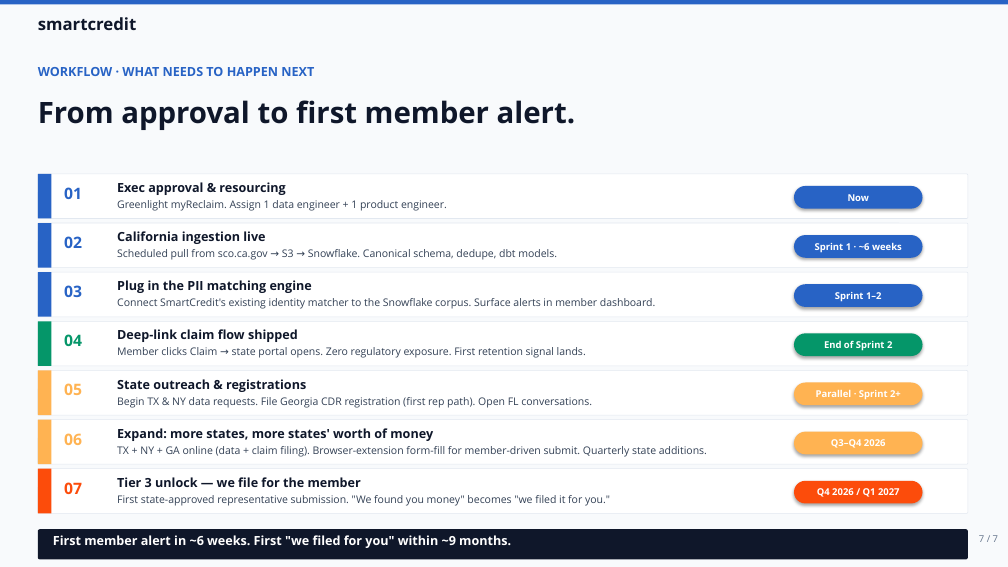
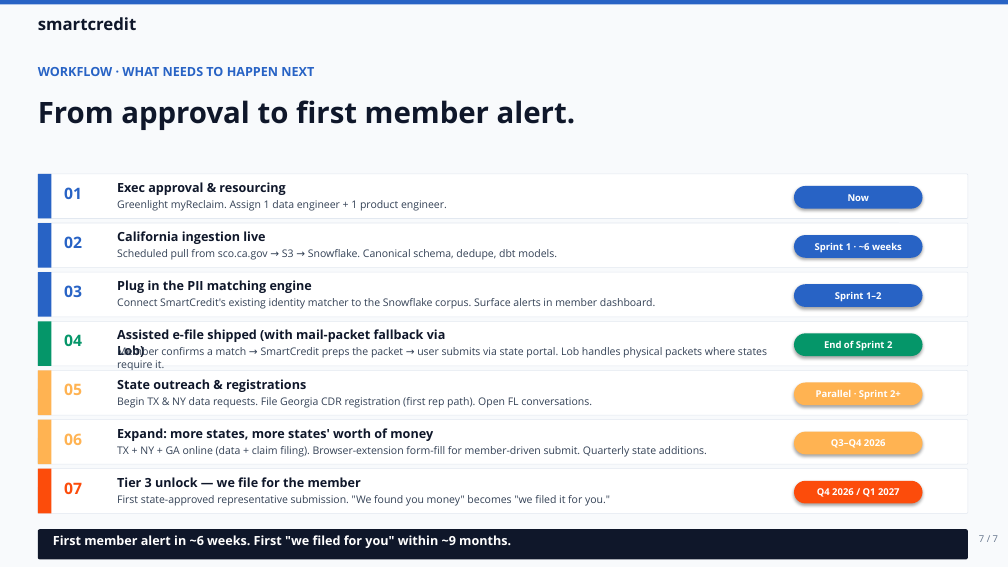
Before and after one commit to ahmedyassineconsumerdirect/cd-getmymoney, a slide deck: slide 7 of myReclaim-Exec-Deck.pptx. Drawn at 1008x567 pixels with LibreOffice and Linux fonts; fonts in the diff are those of the drawing. Boxes give left, top, right and bottom in pixels: in the first picture for what was removed or moved away, otherwise in the second. Text is boxed around its words. In the diff, an @@ line names an element or a change of style, - is before the commit and + after.

```diff
--- a/myReclaim-Exec-Deck.pptx
+++ b/myReclaim-Exec-Deck.pptx
@@ text at (117,329,446,357): text changed @@
-Deep-link claim flow shipped
+Assisted e-file shipped (with mail-packet fallback via Lob)
@@ text at (117,346,767,370): text changed @@
-Member clicks Claim → state portal opens. Zero regulatory exposure. First retention signal lands.
+Member confirms a match → SmartCredit preps the packet → user submits via state portal. Lob handles physical packets where states require it.
```
Also in this commit, not shown: 2 other slides changed, 1 other file.
